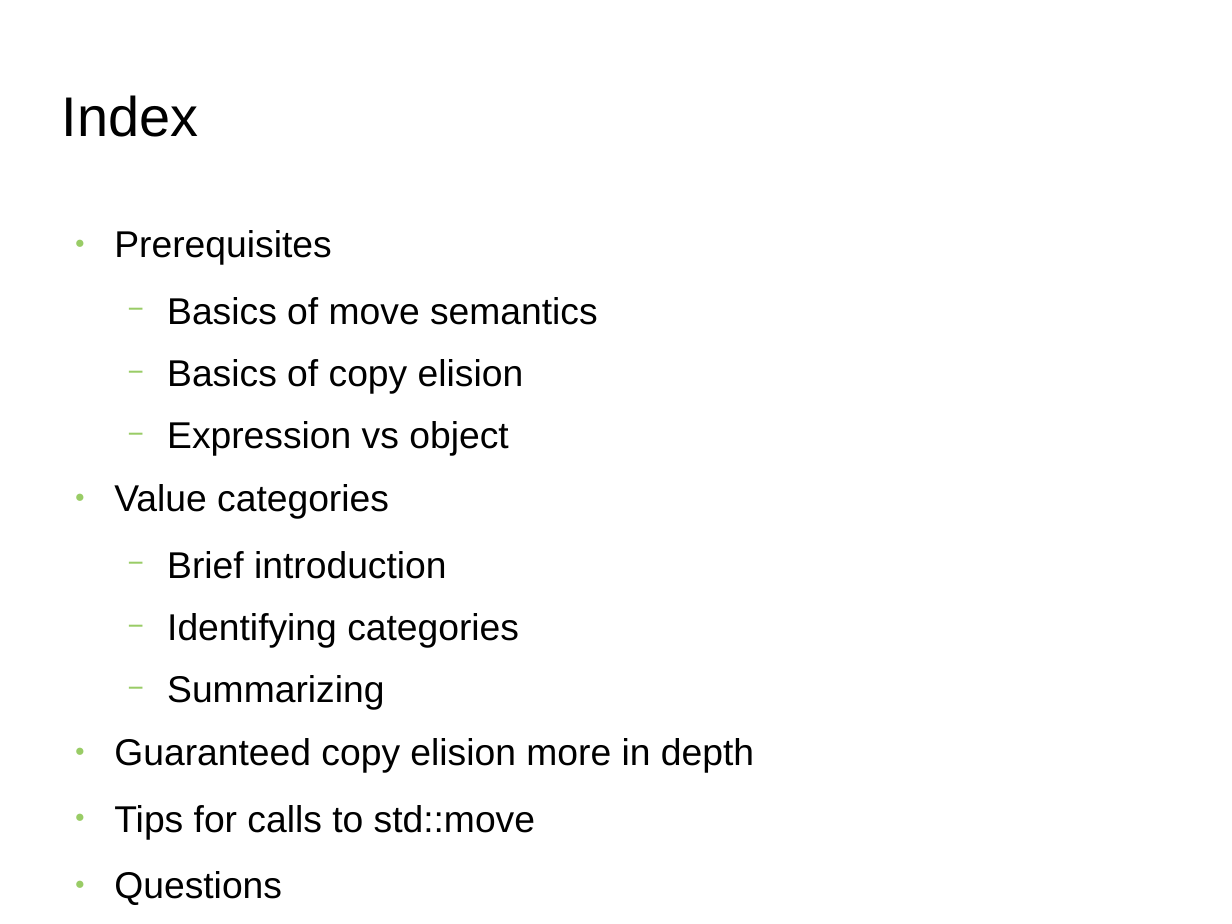
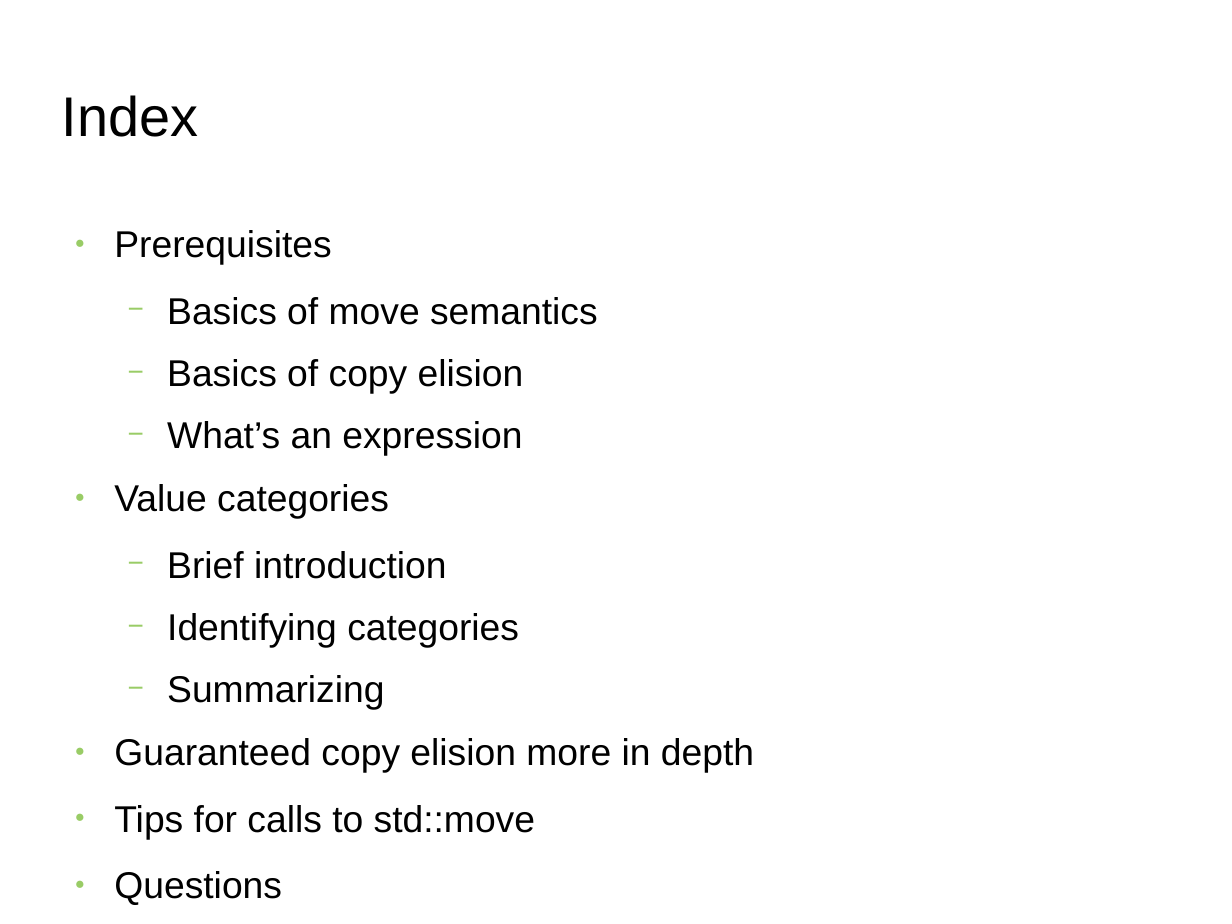
Before and after one commit to FranckRJ/CPP-trainings, a slide deck: slide 2 of traning-move.pt1.odp. Drawn at 1232x924 pixels with LibreOffice and Linux fonts; fonts in the diff are those of the drawing; background and template pictures are left out. Boxes give left, top, right and bottom in pixels: in the first picture for what was removed or moved away, otherwise in the second. Text is boxed around its words. In the diff, an @@ line names an element or a change of style, - is before the commit and + after.

```diff
--- a/traning-move.pt1.odp
+++ b/traning-move.pt1.odp
@@ text at [167,421,522,456]: text changed @@
-  − Expression vs object
+  − What’s an expression
```
Also in this commit, not shown: 7 other slides changed, 1 slide added, 2 slides removed, 2 other files.
